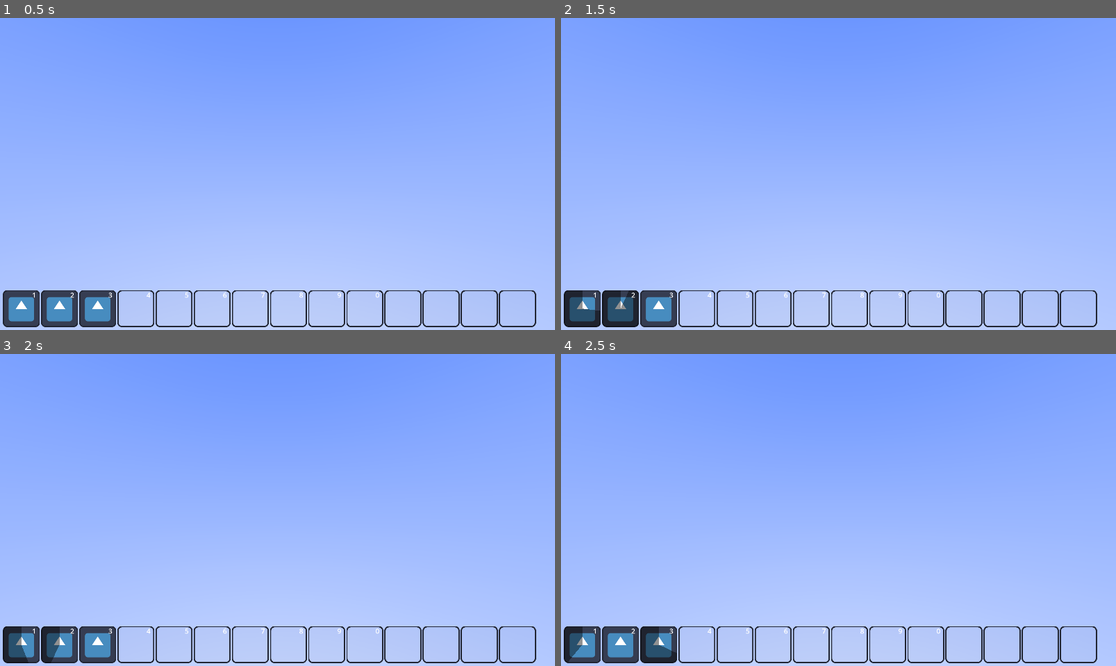
Above: before the commit, frames 1-4 (two rows, left to right).
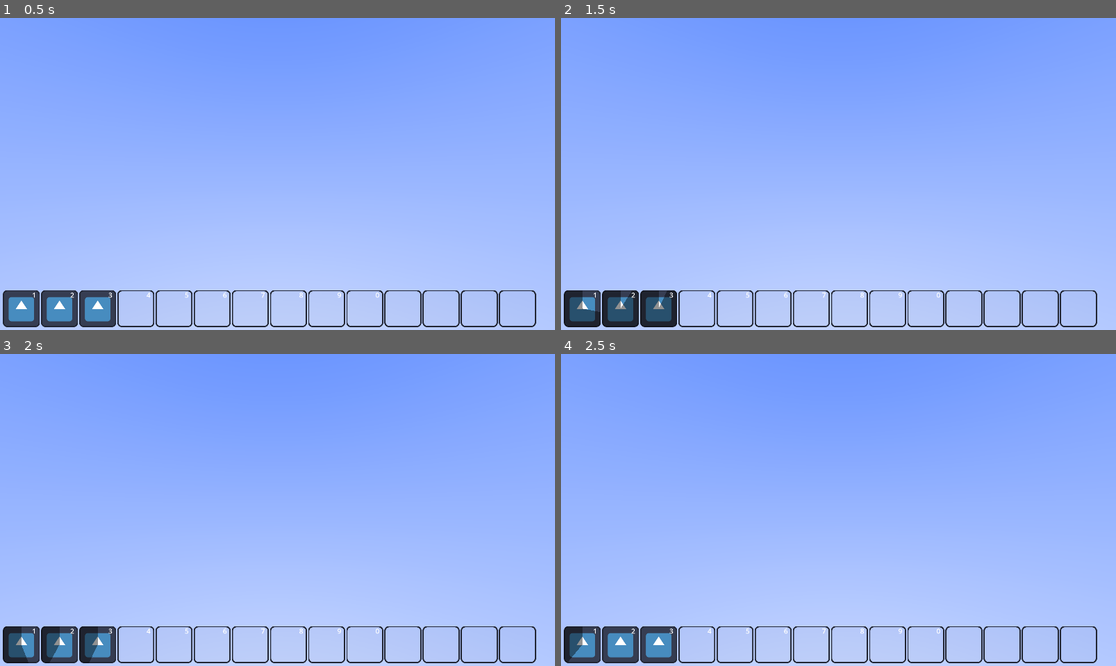
Above: after the commit, the same moments.

Repository: telmotrooper/mephistos-wrath
Game: Godot game, scene res://main.tscn
The game is run twice, just before and just after one commit, with the same random seed, the same clock (stepped at 60 frames per second) and the same inputs. The engine's default icon, where the game draws it, is replaced by a stand-in: a white triangle on a blue panel in a dark square.
Inputs (mouse positions are in pixels of both pictures, inside the frame that each line leads up to):
- Up to frame 1 (0.5 s): no input
- Up to frame 2 (1.5 s): tap Enter at 0.5 s; move the mouse to (583, 308) at 0.52 s; click (583, 308) at 0.67 s; move the mouse to (622, 308) at 1.27 s; click (622, 308) at 1.42 s
- Up to frame 3 (2 s): no input
- Up to frame 4 (2.5 s): move the mouse to (660, 644) at 2.02 s; click (660, 644) at 2.17 s

Frame 1 is identical in both runs. In frame 2, 0.7% of the frame differs, in the area x 4-21%, y 87-100%; in frame 3, 0.3%; in frame 4, 0.5%.

Commit message:
If ability is in multiple slots, activate them together

Diff:
--- a/ability_button.gd
+++ b/ability_button.gd
@@ -18,14 +18,17 @@
 
 	if not spinning and (pressed or clicked):
 		get_tree().call_group("ability_buttons", "_on_ability_triggered", ability.name)
-		spinning = true
-		print("pressed ", self.name)
+		spin()
+	clicked = false
 
-		value = 0
-		var tween = create_tween()
-		tween.tween_property(self, "value", 100, ability.cooldown_time)
-		tween.tween_callback(func(): spinning = false)
-	clicked = false
+func spin() -> void:
+	spinning = true
+	print("pressed ", self.name)
+
+	value = 0
+	var tween = create_tween()
+	tween.tween_property(self, "value", 100, ability.cooldown_time)
+	tween.tween_callback(func(): spinning = false)
 
 func _gui_input(event: InputEvent) -> void:
 	if event is InputEventMouseButton and event.button_index == MOUSE_BUTTON_LEFT and event.pressed:
@@ -33,4 +36,4 @@
 
 func _on_ability_triggered(ability_name: StringName) -> void:
 	if ability_name == ability.name:
-		print("ability triggered: " + ability_name)
+		spin()
